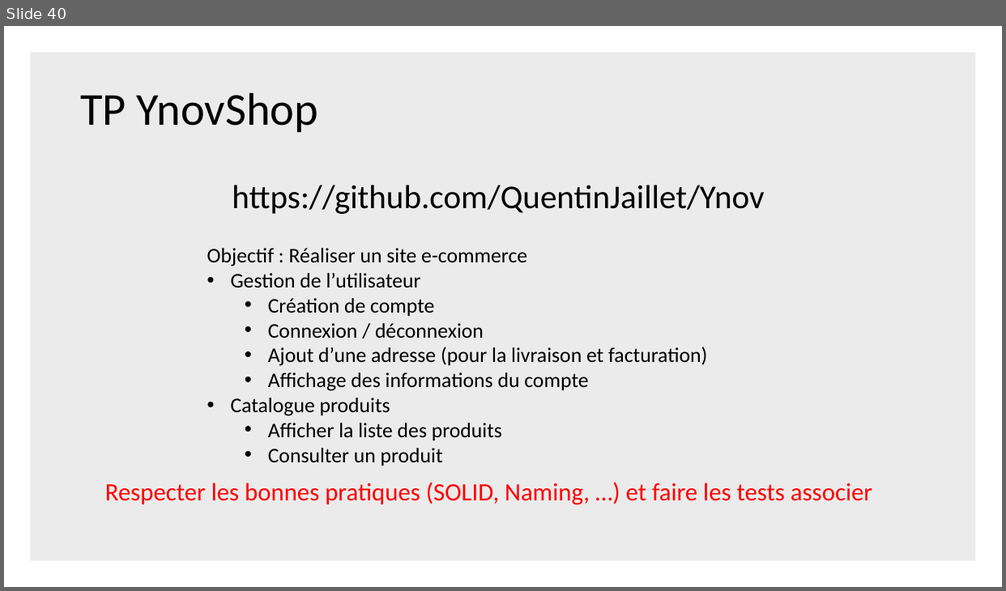
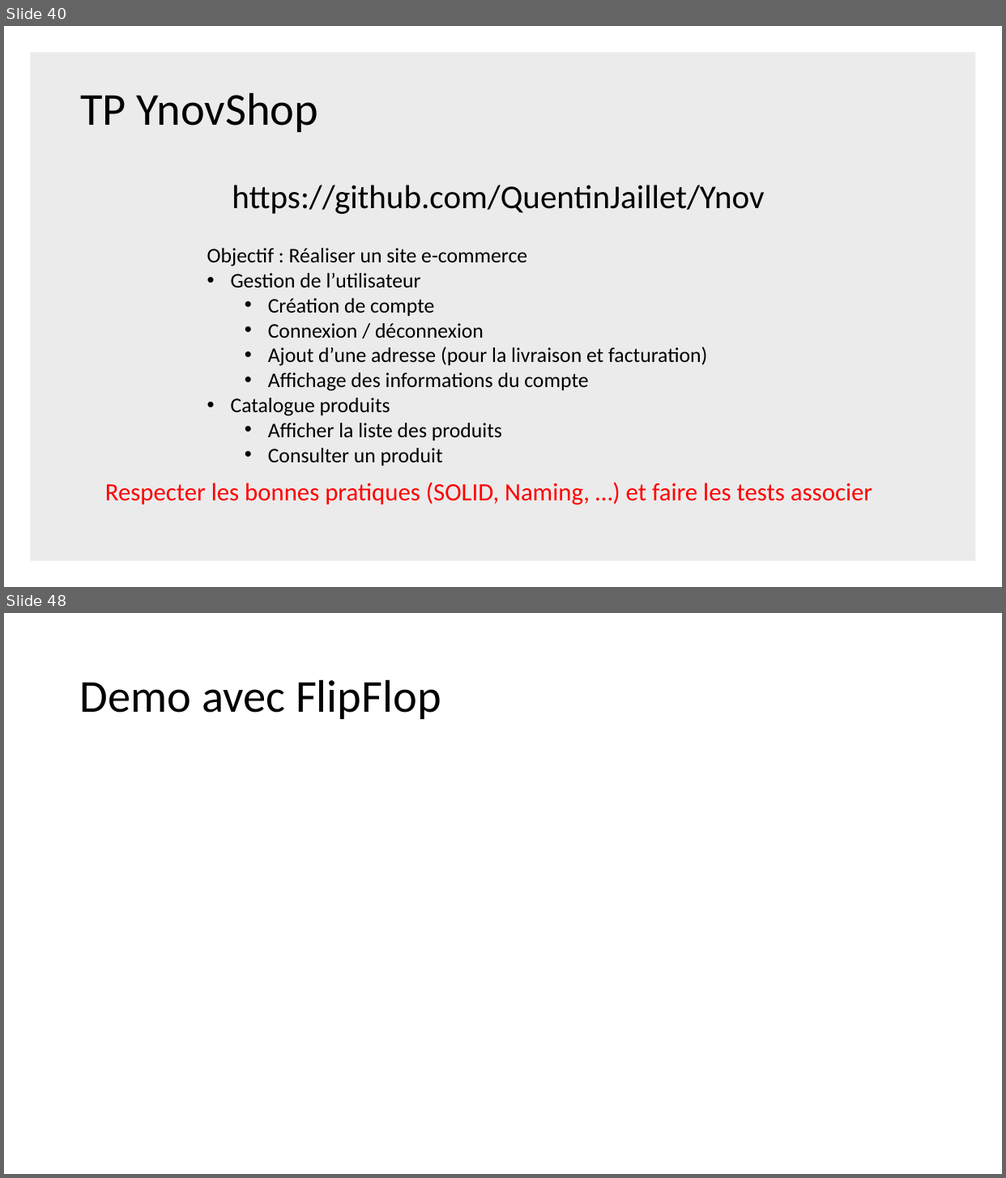
Before and after one commit to QuentinJaillet/Ynov, a slide deck: Documentation/METHODOLOGIE DE TESTS & TESTS UNITAIRES.pptx. Shown one above the other, each under a label of ours: slide 40 before the commit, slides 40 and 48 after it; the slides between them are not shown. The pictures are 1006x591 and 1006x1178 pixels, drawn with LibreOffice and Linux fonts; fonts in the diff are those of the drawing. Boxes give left, top, right and bottom in pixels: in the first picture for what was removed or moved away, otherwise in the second. Text is boxed around its words. In the diff, an @@ line names an element or a change of style, - is before the commit and + after.

```diff
--- a/Documentation/METHODOLOGIE DE TESTS & TESTS UNITAIRES.pptx
+++ b/Documentation/METHODOLOGIE DE TESTS & TESTS UNITAIRES.pptx
@@ slide 48 added at [4,613,1002,1174], background #FFFFFF @@
@@ title added at [80,679,441,719], 44 pt, text #000000 @@
+Demo avec FlipFlop
```
Also in this commit, not shown: 2 slides changed, 9 other slides added, 1 slide removed.
